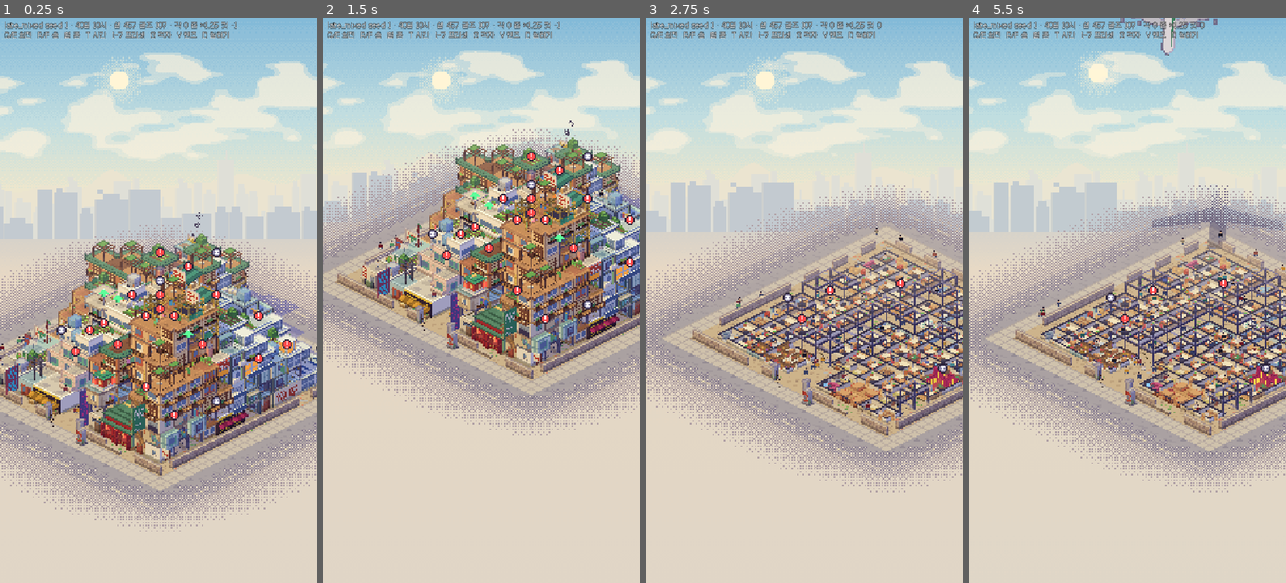
Above: before the commit, frames 1-4 (left to right).
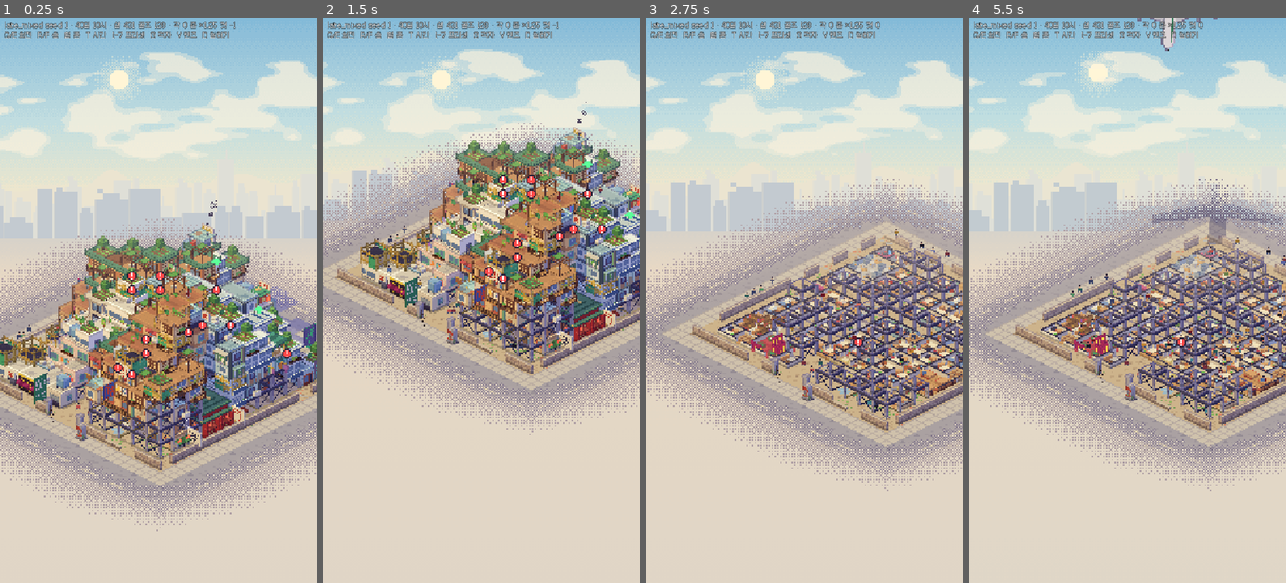
Above: after the commit, the same moments.

Repository: Birchnut/kowloon-walled-city
Game: Godot game, scene res://view/Sandbox.tscn
Same seed, same stepped clock (60 frames per second), same inputs: the game is played once before the commit and once after it. This scene is started directly instead of the project's main scene.
Inputs (mouse positions are in pixels of both pictures, inside the frame that each line leads up to):
- Up to frame 1 (0.25 s): no input
- Up to frame 2 (1.5 s): tap Enter at 0.5 s; drag from (481, 300) to (513, 176) at 0.52 s; drag from (418, 328) to (465, 413) at 1.27 s
- Up to frame 3 (2.75 s): move the mouse to (836, 176) at 2.02 s; hold D from 2.03 s (still down); tap R at 2.1 s
- Up to frame 4 (5.5 s): release D at 2.75 s; drag from (1111, 413) to (1032, 215) at 2.77 s; move the mouse to (1222, 385) at 3.52 s; tap T at 3.6 s; drag from (1032, 215) to (1079, 159) at 4.27 s; move the mouse to (1143, 300) at 5.02 s; tap L at 5.1 s; click (1143, 300) at 5.17 s

The runs differ from the first frame. In frame 1, 32% of the frame differs, in the area x 0-100%, y 0-91%; in frame 2, 30%; in frame 3, 26%; in frame 4, 26%.

Commit message:
VIEW v3: 골조를 콘크리트 기둥+철 가새로(비계와 구분), FakeCity 바깥 빈틈, 지붕 소품 줄임
Co-Authored-By: Claude Opus <noreply@anthropic.com>
Claude-Session: https://claude.ai/code/session_01VWRoT2qvtSpgugghX3NsRX

Diff:
--- a/godot/data/art/visuals.json
+++ b/godot/data/art/visuals.json
@@ -52,10 +52,10 @@
 
   "houses": {
     "_comment": "주거 외관 = <family>_<tier>. T1은 언제나 common_1. 모르는 조합은 같은 family의 가까운 tier → common_1. 필드 설명은 docs/VIEW_NOTES.md §2.2.",
-    "common_1":   { "wall": "scrap",   "roof": "sheet",   "w …(287 unchanged characters)… { "junk": 3, "laundry": 3, "antenna": 0.5, "shack": 1 } },
+    "common_1":   { "wall": "scrap",   "roof": "sheet",   "w …(287 unchanged characters)… { "junk": 3, "laundry": 3, "antenna": 0.3, "shack": 1 } },
 
     "wood_2":     { "wall": "timber",  "roof": "timber",  "win": ["std"], "frames": ["c"], "win_p": 0.95, "bay_p": 0.12 …(299 unchanged characters)…
-    "wood_3":     { "wall": "wood",    "roof": "wood",    "w …(297 unchanged characters)… ": { "laundry": 2, "plants": 3, "tank": 2, "antenna": 1 } },
+    "wood_3":     { "wall": "wood",    "roof": "wood",    "w …(297 unchanged characters)… ": { "laundry": 2, "plants": 3, "tank": 1, "antenna": 0.5 } },
     "wood_4":     { "wall": "cedar",   "roof": "cedar",   "win": ["wide", "lattice"], "frames": ["a"], "win_p": 1.0, "b …(228 unchanged characters)…
     "wood_5":     { "wall": "teak",    "roof": "teak",    "win": ["full_warm", "lattice"], "frames": ["f"], "win_p": 1. …(214 unchanged characters)…
 
@@ -64,8 +64,8 @@
     "metal_4":    { "wall": "clad",    "roof": "clad",    "win": ["band", "louvre"], "frames": ["e"], "win_p": 1.0, "ba …(260 unchanged characters)…
     "metal_5":    { "wall": "curtain", "roof": "clad",    "win": ["none"], "frames": ["e"], "win_p": 1.0, "bay_p": 0.0, …(234 unchanged characters)…
 
-    "concrete_2": { "wall": "render",  "roof": "render",  "w …(280 unchanged characters)… eam": "#6e6486", "roofprops": { "tank": 1, "laundry": 2, "antenna": 1, "plants": 1 } },
-    "concrete_3": { "wall": "mosaic",  "roof": "render",  "w …(223 unchanged characters)… eam": "#86708e", "roofprops": { "tank": 3, "laundry": 3, "antenna": 1 } },
+    "concrete_2": { "wall": "render",  "roof": "render",  "w …(280 unchanged characters)… eam": "#6e6486", "roofprops": { "tank": 0.7, "laundry": 2, "antenna": 0.5, "plants": 1 } },
+    "concrete_3": { "wall": "mosaic",  "roof": "render",  "w …(223 unchanged characters)… eam": "#86708e", "roofprops": { "tank": 1.2, "laundry": 3, "antenna": 0.5, "plants": 1 } },
     "concrete_4": { "wall": "smooth",  "roof": "smooth",  "win": ["wide", "band"], "frames": ["a"], "win_p": 1.0, "bay_ …(236 unchanged characters)…
     "concrete_5": { "wall": "formed",  "roof": "formed",  "win": ["deep"], "frames": ["f"], "win_p": 1.0, "bay_p": 0.0, …(202 unchanged characters)…
   },
--- a/godot/tools/fake_city.gd
+++ b/godot/tools/fake_city.gd
@@ -20,31 +20,31 @@
 		"day": 14, "max_h": 4, "towers": 4, "fill": 0.8, "void": 0.22,
 		"tiers": [1, 1, 2, 2, 2, 3, 3], "fam": "two", "fams": ["wood", "concrete"],
 		"f1": {"stall": 2, "noodle_works": 1, "sewing_shop": 1, "candle_shop": 1, "teahouse": 1, "mahjong": 1, "water_tower": 1, "rain_catcher": 2, "generator": 1, "shrine": 1, "warehouse": 1, "expedition_post": 1, "trade_post": 1, "dentist": 1, "soap_shop": 1},
-		"f2": ["market_basic"], "roof": {"garden": 0.15, "rain_catcher": 0.1}, "sites": 4, "scaffold": 0.08, "bad": 0.06, "upg": 0.1, "off": 0.15
+		"f2": ["market_basic"], "pockets": 3, "roof": {"garden": 0.15, "rain_catcher": 0.1}, "sites": 4, "scaffold": 0.08, "bad": 0.06, "upg": 0.1, "off": 0.15
 	},
 	"late_wood": {
 		"day": 40, "max_h": 8, "towers": 5, "fill": 0.9, "void": 0.12,
 		"tiers": [2, 3, 3, 4, 4, 5, 5], "fam": "one", "fams": ["wood"],
 		"f1": {"teahouse": 2, "noodle_works": 1, "moonshine": 1, "tailor": 1, "candle_shop": 1, "karaoke": 2, "mahjong": 1, "gambling_den": 1, "dentist": 1, "study_hall": 1, "radio_shop": 1, "water_main": 1, "grid_power": 1, "shrine": 2, "trade_post": 1, "expedition_post": 2, "warehouse": 1},
-		"f2": ["market_general", "casino", "landmark_hall", "bathhouse"], "roof": {"roof_garden": 0.14, "garden": 0.08}, "sites": 3, "scaffold": 0.05, "bad": 0.025, "upg": 0.05, "off": 0.08
+		"f2": ["market_general", "casino", "landmark_hall", "bathhouse"], "pockets": 2, "roof": {"roof_garden": 0.14, "garden": 0.08}, "sites": 3, "scaffold": 0.05, "bad": 0.025, "upg": 0.05, "off": 0.08
 	},
 	"late_metal": {
 		"day": 40, "max_h": 9, "towers": 5, "fill": 0.9, "void": 0.12,
 		"tiers": [2, 3, 3, 4, 4, 5, 5], "fam": "one", "fams": ["metal"],
 		"f1": {"radio_shop": 2, "fishball_works": 1, "call_centre": 1, "karaoke": 2, "fake_shop": 1, "tailor": 1, "dentist": 1, "study_hall": 1, "water_main": 1, "grid_power": 1, "shrine": 1, "trade_post": 1, "expedition_post": 2, "warehouse": 1, "gambling_den": 1},
-		"f2": ["market_luxury", "power_plant", "assembly", "casino", "landmark_hall"], "roof": {"roof_garden": 0.1, "garden": 0.05}, "sites": 3, "scaffold": 0.05, "bad": 0.025, "upg": 0.05, "off": 0.08
+		"f2": ["market_luxury", "power_plant", "assembly", "casino", "landmark_hall"], "pockets": 2, "roof": {"roof_garden": 0.1, "garden": 0.05}, "sites": 3, "scaffold": 0.05, "bad": 0.025, "upg": 0.05, "off": 0.08
 	},
 	"late_concrete": {
 		"day": 40, "max_h": 9, "towers": 6, "fill": 0.92, "void": 0.1,
 		"tiers": [2, 3, 3, 3, 4, 4, 5, 5], "fam": "one", "fams": ["concrete"],
 		"f1": {"noodle_works": 1, "fishball_works": 1, "soap_shop": 1, "tailor": 1, "karaoke": 2, "mahjong": 1, "call_centre": 1, "dentist": 2, "study_hall": 1, "water_tower": 1, "grid_power": 1, "shrine": 1, "trade_post": 1, "expedition_post": 2, "warehouse": 1},
-		"f2": ["market_general", "water_works", "cogen_plant", "casino", "landmark_hall"], "roof": {"roof_garden": 0.12, "garden": 0.06}, "sites": 3, "scaffold": 0.05, "bad": 0.025, "upg": 0.05, "off": 0.08
+		"f2": ["market_general", "water_works", "cogen_plant", "casino", "landmark_hall"], "pockets": 2, "roof": {"roof_garden": 0.12, "garden": 0.06}, "sites": 3, "scaffold": 0.05, "bad": 0.025, "upg": 0.05, "off": 0.08
 	},
 	"late_mixed": {
 		"day": 40, "max_h": 9, "towers": 6, "fill": 0.88, "void": 0.2,
 		"tiers": [1, 2, 3, 3, 4, 4, 5], "fam": "districts", "fams": ["wood", "metal", "concrete"],
 		"f1": {"teahouse": 1, "noodle_works": 1, "fishball_works": 1, "radio_shop": 1, "karaoke": 2, "call_centre": 1, "gambl …(188 unchanged characters)…
-		"f2": ["market_general", "casino", "power_plant", "landmark_hall"], "roof": {"roof_garden": 0.12, "garden": 0.08, "rain_catcher": 0.03}, "sites": 4, "scaffold": 0.07, "bad": 0.035, "upg": 0.06, "off": 0.1
+		"f2": ["market_general", "casino", "power_plant", "landmark_hall"], "pockets": 4, "roof": {"roof_garden": 0.12, "garden": 0.08, "rain_catcher": 0.03}, "sites": 4, "scaffold": 0.07, "bad": 0.035, "upg": 0.06, "off": 0.1
 	},
 }
 
@@ -139,11 +139,26 @@
 			var p := Vector3i(col.x, col.y, z)
 			var is_void := false
 			if z < h - 1:
+				var edge2 := mini(mini(col.x, gw - 1 - col.x), mini(col.y, gh - 1 - col.y))
 				if z == 0 and (col.y == alley_y or col.x == alley_x):
 					is_void = r.f() < 0.75       # 지상 골목: 위가 이어진 필로티
+				elif z <= 1 and edge2 == 0 and r.f() < float(cfg["void"]) * 2.2:
+					is_void = true               # 바깥쪽 아래가 빈 돌출(골조가 보이는 자리)
 				elif r.f() < float(cfg["void"]) * (1.4 if z > 0 else 0.6):
 					is_void = true
 			occ[p] = "void" if is_void else "cell"
+	# 바깥쪽 아래 빈틈(골조가 보이는 주머니): 앞쪽 두 변(+x, +y)의 기둥 2칸 아래를 비운다
+	for k in int(cfg.get("pockets", 0)):
+		for attempt in 30:
+			var along_x := r.f() < 0.5
+			var c0 := Vector2i(1 + r.i(gw - 3), gh - 1) if along_x else Vector2i(gw - 1, 1 + r.i(gh - 3))
+			var c1 := c0 + (Vector2i(1, 0) if along_x else Vector2i(0, 1))
+			if int(hmap.get(c0, 0)) < 2 or int(hmap.get(c1, 0)) < 2:
+				continue
+			for cc in [c0, c1]:
+				for z in mini(2, int(hmap[cc]) - 1):
+					occ[Vector3i(cc.x, cc.y, z)] = "void"
+			break
 	var bid := 1
 	var tiers: Array = cfg["tiers"]
 	# ── 4. 2×2 시설
--- a/godot/view/CityMesher.gd
+++ b/godot/view/CityMesher.gd
@@ -836,13 +836,14 @@
 ## 셀 없는 골조 칸: 모서리 기둥 + 위 보 + 바깥면 엇갈린 가새. 속이 보이는 열린 구조.
 func _build_support(p: Vector3i) -> void:
 	var b := cellv(p)
-	var ps := 0.09
+	var ps := 0.13
 	var h0 := b.y
 	var h1 := b.y + fh
 	var hs := ViewCfg.h3(p.x, p.y, p.z + 91)
-	var bamboo := p.z >= 2 and hs % 3 == 0
-	var post_c := BAMBOO_C if bamboo else STEEL_C
-	var post_t := Color("#f0d27a") if bamboo else STEEL_T
+	var bamboo := false
+	# 골조는 콘크리트 기둥 + 철 보 + 철 가새 → 대나무 비계(공사)와 한눈에 갈린다
+	var post_c := Color("#b4acbe")
+	var post_t := Color("#d8d2de")
 	# 모서리 기둥: 모서리를 공유하는 골조 칸 중 하나만 그린다
 	for cx in [0, 1]:
 		for cy in [0, 1]:
@@ -862,25 +863,25 @@
 			if p.z == 0:
 				cbox(Vector3(x - 0.04, h0, z - 0.04), Vector3(x + ps + 0.04, h0 + 0.06, z + ps + 0.04), Color("#a8a0b0"), Color("#c9c2cc"))
 	# 위 보(가장자리마다 한 번): +x, +y 쪽은 늘, -x, -y 쪽은 이웃 골조가 없을 때만
-	var beam_c := STEEL_C.darkened(0.08)
+	var beam_c := Color("#4e4a6e")
 	for d in 4:
 		var nb: Vector3i = p + DIR[d]
 		if d >= 2 and voids.has(nb):
 			continue
-		fbox(p, d, 0.0, 1.0, 0.86, 1.0, -0.08, 0.0, tile("white"), tile("white"), beam_c, 15, 0.0, 0.0, STEEL_T)
+		fbox(p, d, 0.0, 1.0, 0.84, 1.0, -0.1, 0.0, tile("white"), tile("white"), beam_c, 15, 0.0, 0.0, Color("#7a74a0"))
 		# 바깥면 가새(이웃이 골조도 셀도 아니면 = 바깥 공기에 드러난 면)
 		if voids.has(nb) or state.cells.has(nb):
 			continue
-		var bc := BAMBOO_C if (hs + d) % 2 == 0 or bamboo else STEEL_C.lightened(0.1)
+		var bc := Color("#5a5478") if (hs + d) % 4 != 0 else BAMBOO_C
 		var flip := (hs / (d + 2)) % 2 == 0
 		var w := -0.03
 		var a0 := fp(p, d, 0.06, 0.0 if not flip else 0.86, w)
 		var a1 := fp(p, d, 0.94, 0.86 if not flip else 0.0, w)
-		_strut(a0, a1, NRM[d], bc, 0.05)
+		_strut(a0, a1, NRM[d], bc, 0.07)
 		if (hs / 7 + d) % 3 == 0:
 			var c0 := fp(p, d, 0.06, 0.86 if not flip else 0.0, w - 0.01)
 			var c1 := fp(p, d, 0.94, 0.0 if not flip else 0.86, w - 0.01)
-			_strut(c0, c1, NRM[d], bc, 0.05)
+			_strut(c0, c1, NRM[d], bc, 0.07)
 		if p.z >= 1 and (hs / 5 + d) % 4 == 0:
 			# 매달린 전선·등
 			fbox(p, d, 0.48, 0.52, 0.5, 0.86, -0.06, -0.02, tile("white"), tile("white"), Color("#3a3448"), 15)
